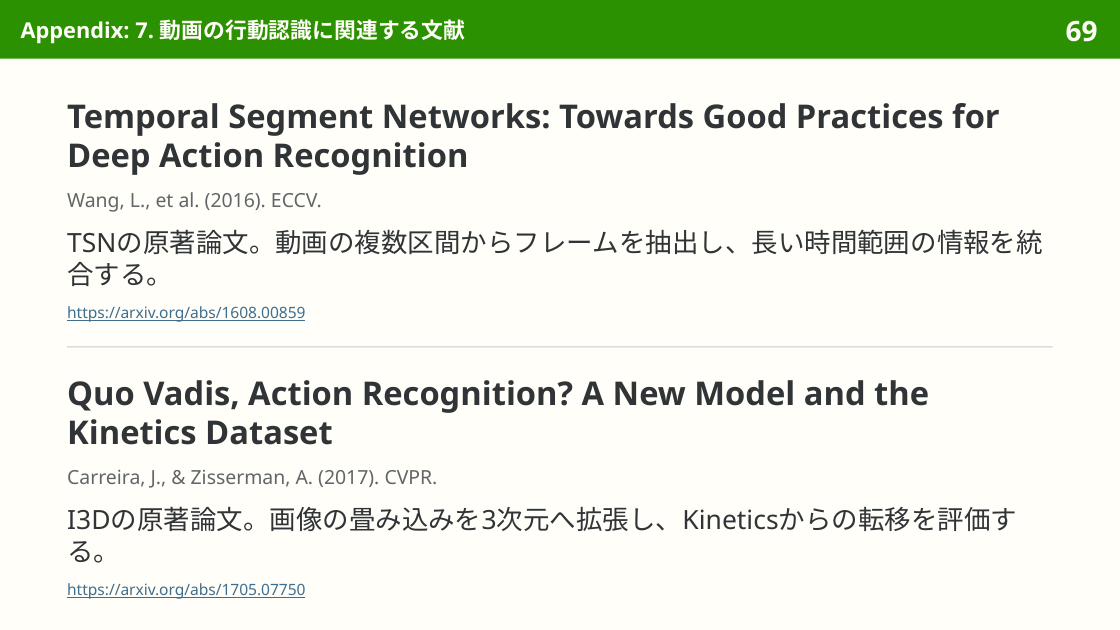
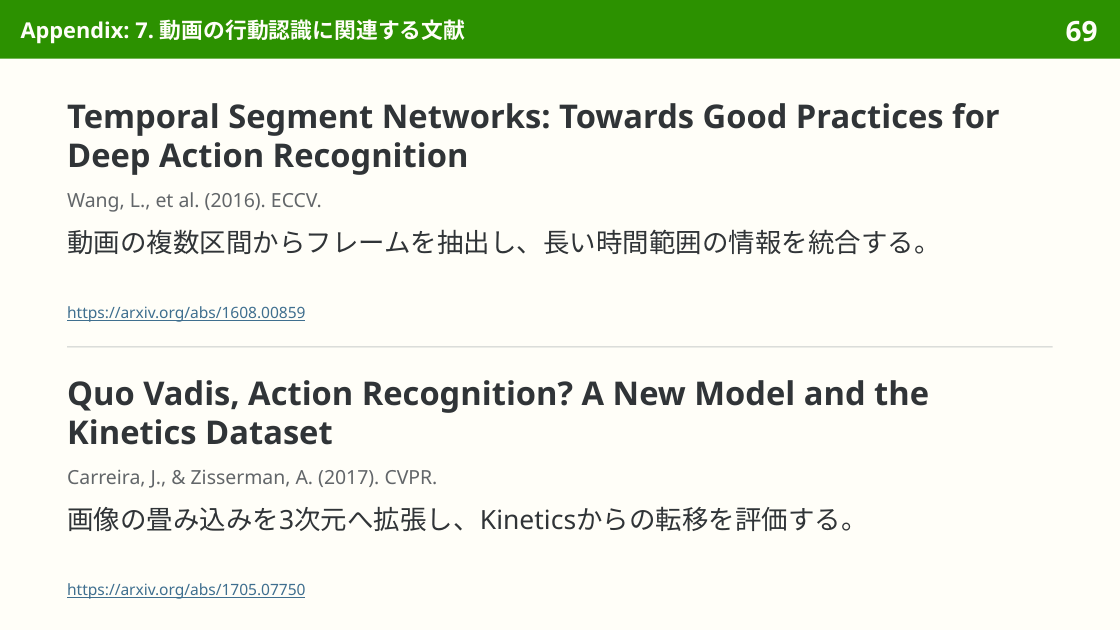
Before and after one commit to sasakiy84/datasets-in-10-minutes, a slide deck: slide 69 of slides/datasets-in-10-minutes-ucf101.pptx. Drawn at 1120x630 pixels with LibreOffice and Linux fonts; fonts in the diff are those of the drawing. Boxes give left, top, right and bottom in pixels: in the first picture for what was removed or moved away, otherwise in the second. Text is boxed around its words. In the diff, an @@ line names an element or a change of style, - is before the commit and + after.

Commit message:
slides(ucf101): refine Japanese wording and pair translations

```diff
--- a/slides/datasets-in-10-minutes-ucf101.pptx
+++ b/slides/datasets-in-10-minutes-ucf101.pptx
@@ text at bbox=[67, 229, 940, 254]: text changed @@
-TSNの原著論文。動画の複数区間からフレームを抽出し、長い時間範囲の情報を統合する。
+動画の複数区間からフレームを抽出し、長い時間範囲の情報を統合する。
@@ text at bbox=[67, 506, 868, 531]: text changed @@
-I3Dの原著論文。画像の畳み込みを3次元へ拡張し、Kineticsからの転移を評価する。
+画像の畳み込みを3次元へ拡張し、Kineticsからの転移を評価する。
```
Also in this commit, not shown: 6 other slides changed, 3 other files.
